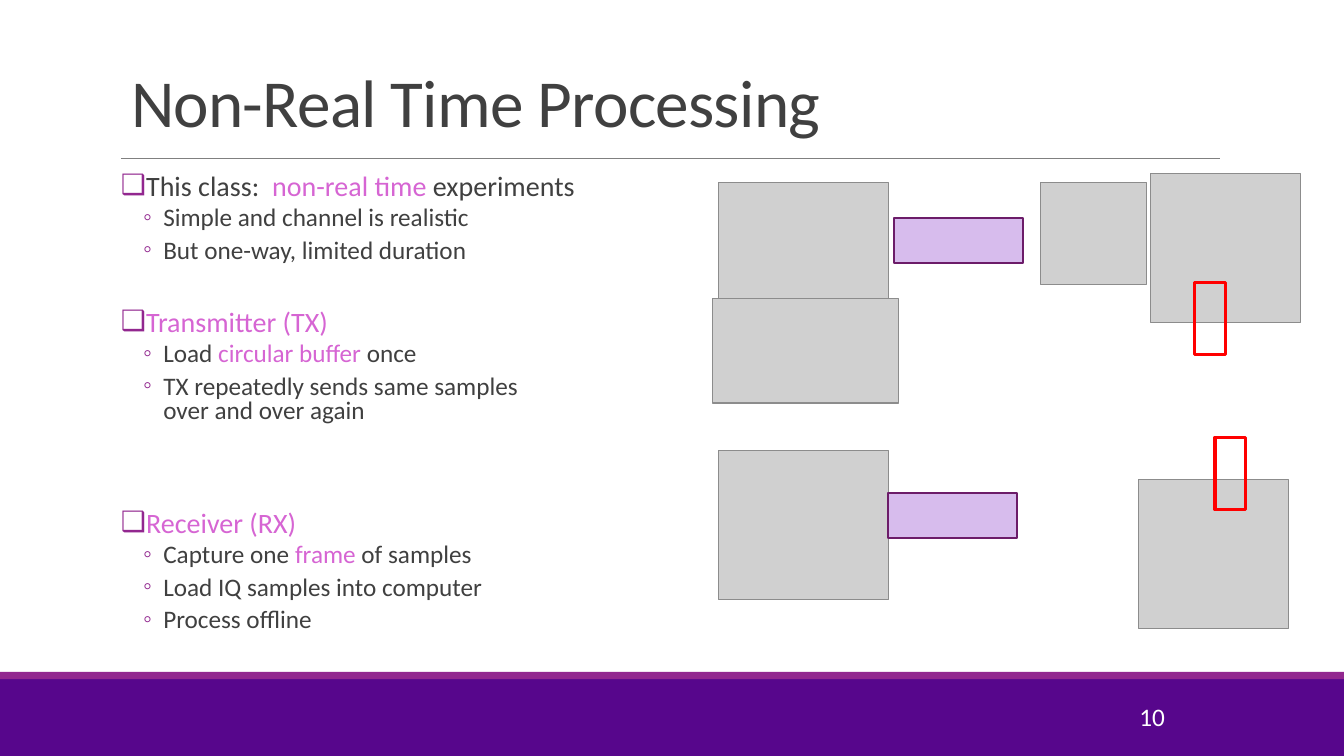
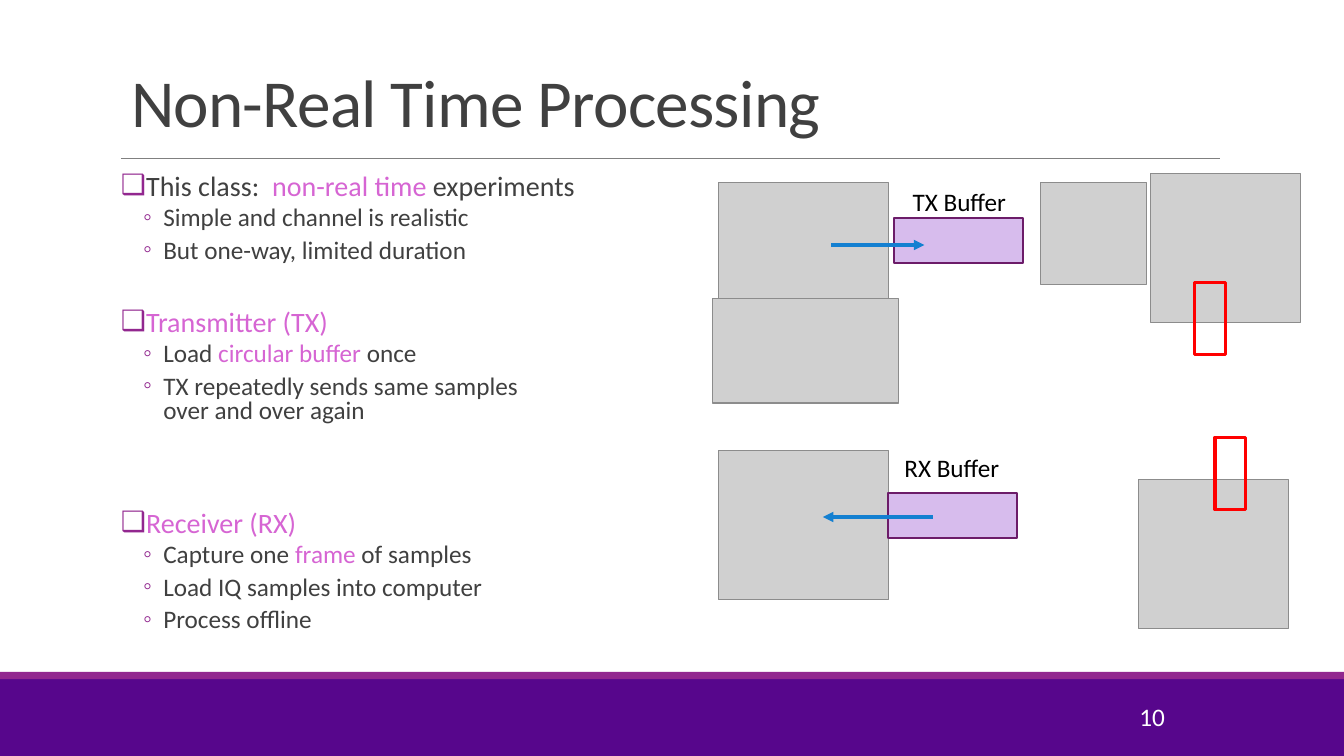
Before and after one commit to sdrangan/sdrlab, a slide deck: slide 10 of lab01_intro/intro.pptx. Drawn at 1344x756 pixels with LibreOffice and Linux fonts; fonts in the diff are those of the drawing; grey boxes stand for pictures; background and template pictures are left out. Boxes give left, top, right and bottom in pixels: in the first picture for what was removed or moved away, otherwise in the second. Text is boxed around its words. In the diff, an @@ line names an element or a change of style, - is before the commit and + after.

```diff
--- a/lab01_intro/intro.pptx
+++ b/lab01_intro/intro.pptx
@@ text added at box(913, 193, 1006, 211), 18 pt, text #000000 @@
+TX Buffer
@@ arrow added from (832, 245) to (925, 245), #1480D1 2.5 pt @@
@@ text added at box(904, 459, 999, 477), 18 pt, text #000000 @@
+RX Buffer
@@ arrow added from (934, 517) to (823, 517), #1480D1 2.5 pt @@
```
Also in this commit, not shown: 1 other slide changed, 4 other files.
